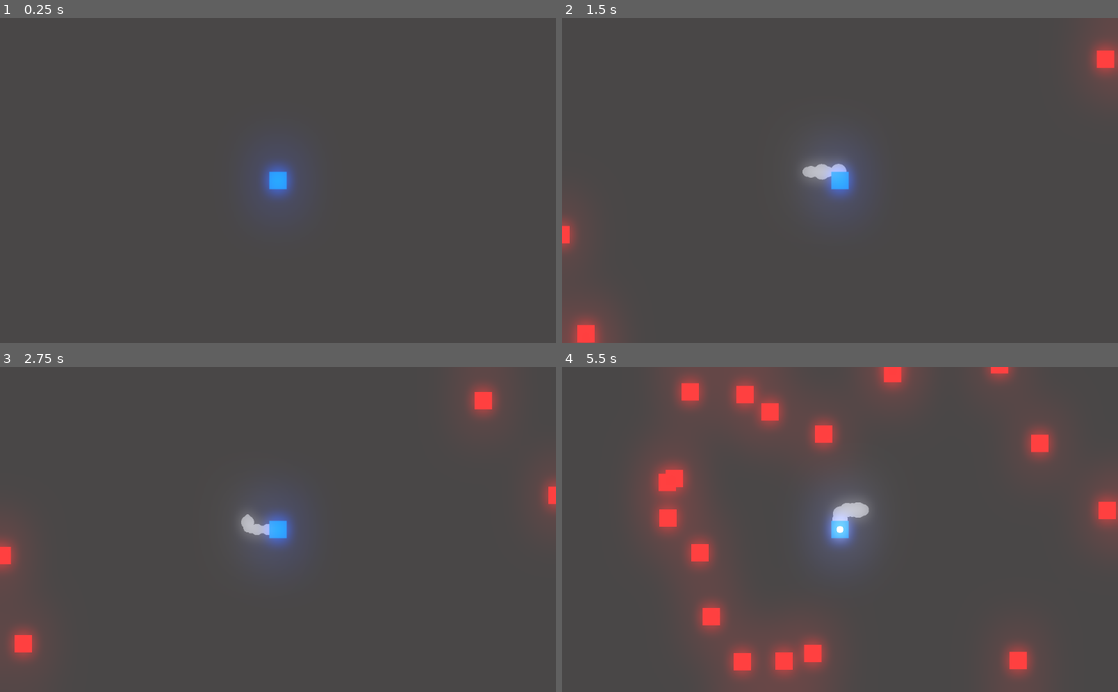
Above: before the commit, frames 1-4 (two rows, left to right).
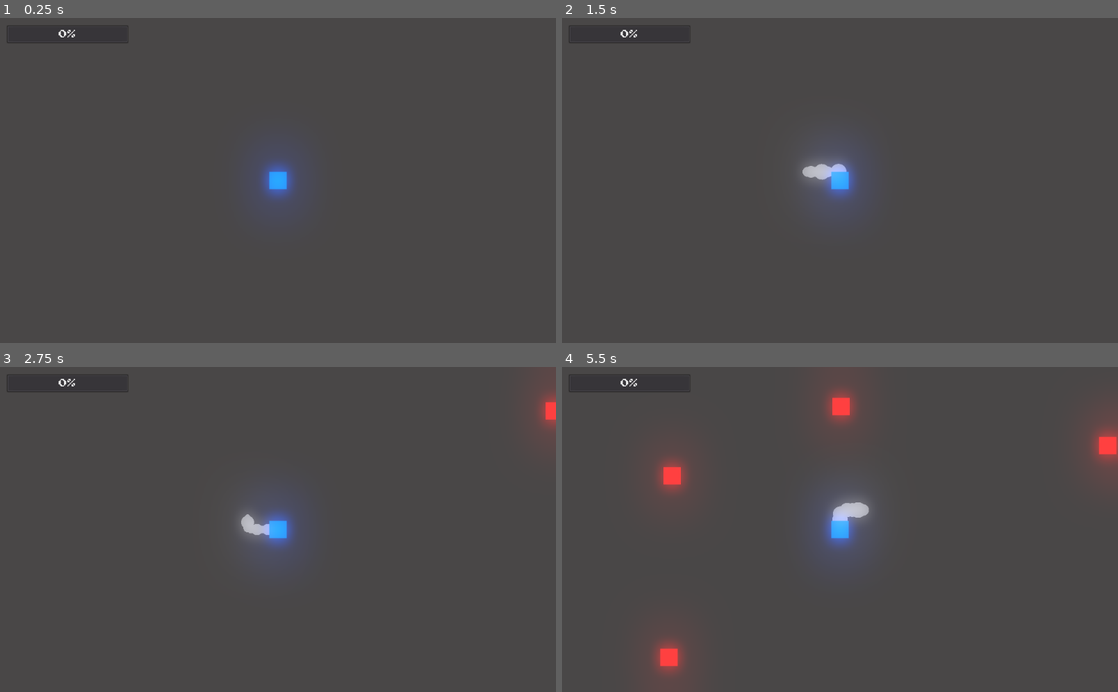
Above: after the commit, the same moments.

Repository: svenfinke/bulletstorm
Game: Godot game, scene res://Scenes/Demo.tscn
Same seed, same stepped clock (60 frames per second), same inputs: the game is played once before the commit and once after it.
Inputs (mouse positions are in pixels of both pictures, inside the frame that each line leads up to):
- Up to frame 1 (0.25 s): no input
- Up to frame 2 (1.5 s): tap Enter at 0.5 s; move the mouse to (962, 164) at 0.52 s; hold Right (ui_right) 0.53-1.28 s; move the mouse to (728, 196) at 1.27 s; hold Down (ui_down) from 1.28 s (still down)
- Up to frame 3 (2.75 s): move the mouse to (333, 458) at 2.02 s; release Down (ui_down) at 2.03 s; hold Right (ui_right) from 2.03 s (still down)
- Up to frame 4 (5.5 s): move the mouse to (812, 594) at 2.77 s; release Right (ui_right) at 2.78 s; hold Up (ui_up) 2.78-3.53 s; move the mouse to (1006, 578) at 3.52 s; hold Left (ui_left) 3.53-5.03 s; move the mouse to (673, 480) at 4.27 s; move the mouse to (867, 529) at 5.02 s; hold Down (ui_down) from 5.03 s (still down)

The runs differ from the first frame. In frame 1, less than 0.1% of the frame differs, in the area x 1-23%, y 2-8%; in frame 2, 2.0%; in frame 3, 2.7%; in frame 4, 15%, in the area x 1-100%, y 0-100%.

Commit message:
add floating dmg popups

Diff:
--- a/Enemies/Enemy.gd
+++ b/Enemies/Enemy.gd
@@ -1,10 +1,11 @@
 extends KinematicBody2D
 
 var Exp = preload("res://Objects/Exp.tscn")
+var FloatingText = preload("res://Objects/FloatingText.tscn")
 
 var velocity = Vector2.ZERO
 var speed = 50
-var health = 3
+var health = 10
 var canHit = true
 
 func _physics_process(delta):
@@ -24,7 +25,11 @@
 			collider.collider.hit()
 
 func hit():
-	health-=1;
+	health-=4;
+	var text = FloatingText.instance()
+	text.amount = 4
+	text.global_position = global_position
+	Global.DefaultParent.add_child(text)
 	if health <= 0:
 		Global.instance_node(Exp, global_position, Global.DefaultParent)
 		queue_free()
--- a/Objects/Exp.gd
+++ b/Objects/Exp.gd
@@ -1,7 +1,14 @@
 extends Area2D
+
+var FloatingText = preload("res://Objects/FloatingText.tscn")
 
 export (int) var amount = 5
 
 func _on_Area2D_body_entered(body):
 	Global.Exp += amount
+	var text = FloatingText.instance()
+	text.amount = amount
+	text.textColor = Color("43eb06")
+	text.global_position = global_position
+	Global.DefaultParent.add_child(text)
 	queue_free()
--- /dev/null
+++ b/Objects/FloatingText.gd
@@ -0,0 +1,16 @@
+extends Position2D
+
+export (int) var amount = 0
+export (Color) var textColor = Color("eb0606")
+
+func _ready():
+	$Label.text = String(amount)
+	$Label.set("custom_colors/font_color", textColor)
+
+	$Tween.interpolate_property(self, 'scale', scale, Vector2(1,1), 0.2, Tween.TRANS_LINEAR, Tween.EASE_OUT)
+	$Tween.interpolate_property(self, 'scale', Vector2(1,1), Vector2(0.1,0.1), 0.7, Tween.TRANS_LINEAR, Tween.EASE_OUT, 1)
+	$Tween.start()
+
+
+func _on_Tween_tween_all_completed():
+	queue_free()
--- /dev/null
+++ b/Objects/FloatingText.tscn
@@ -0,0 +1,30 @@
+[gd_scene load_steps=4 format=2]
+
+[ext_resource path="res://Theme.tres" type="Theme" id=1]
+[ext_resource path="res://Sprites/FontOutline.tres" type="DynamicFont" id=2]
+[ext_resource path="res://Objects/FloatingText.gd" type="Script" id=3]
+
+[node name="FloatingText" type="Position2D"]
+scale = Vector2( 0.7, 0.7 )
+script = ExtResource( 3 )
+
+[node name="Label" type="Label" parent="."]
+anchor_left = 0.5
+anchor_top = 0.5
+anchor_right = 0.5
+anchor_bottom = 0.5
+margin_left = -60.0
+margin_top = -25.0
+margin_right = 60.0
+margin_bottom = 25.0
+theme = ExtResource( 1 )
+custom_colors/font_color = Color( 0.262745, 0.921569, 0.0235294, 1 )
+custom_colors/font_outline_modulate = Color( 0, 0, 0, 1 )
+custom_fonts/font = ExtResource( 2 )
+text = "100"
+align = 1
+valign = 1
+
+[node name="Tween" type="Tween" parent="."]
+
+[connection signal="tween_all_completed" from="Tween" to="." method="_on_Tween_tween_all_completed"]
--- a/Scenes/Demo.gd
+++ b/Scenes/Demo.gd
@@ -4,6 +4,9 @@
 
 func _ready():
 	Global.DefaultParent = self
+
+func _process(delta):
+	$CanvasLayer/Control/Exp.value = Global.Exp
 
 func _on_EnemySpawnTimer_timeout():
 
--- a/Scenes/Demo.tscn
+++ b/Scenes/Demo.tscn
@@ -1,7 +1,8 @@
-[gd_scene load_steps=4 format=2]
+[gd_scene load_steps=5 format=2]
 
 [ext_resource path="res://Characters/Knight.tscn" type="PackedScene" id=1]
 [ext_resource path="res://Scenes/Demo.gd" type="Script" id=2]
+[ext_resource path="res://Theme.tres" type="Theme" id=3]
 
 [sub_resource type="Environment" id=1]
 background_mode = 4
@@ -25,8 +26,27 @@
 environment = SubResource( 1 )
 
 [node name="EnemySpawnTimer" type="Timer" parent="."]
-wait_time = 0.2
 autostart = true
+
+[node name="CanvasLayer" type="CanvasLayer" parent="."]
+
+[node name="Control" type="Control" parent="CanvasLayer"]
+anchor_left = 1.0
+anchor_top = 1.0
+anchor_right = 1.0
+anchor_bottom = 1.0
+margin_left = -1024.0
+margin_top = -600.0
+margin_right = -984.0
+margin_bottom = -560.0
+
+[node name="Exp" type="ProgressBar" parent="CanvasLayer/Control"]
+margin_left = 12.0
+margin_top = 13.0
+margin_right = 237.0
+margin_bottom = 47.0
+theme = ExtResource( 3 )
+max_value = 25.0
 
 [connection signal="tree_exiting" from="Knight" to="." method="_on_Knight_tree_exiting"]
 [connection signal="timeout" from="EnemySpawnTimer" to="." method="_on_EnemySpawnTimer_timeout"]
--- a/Scripts/Player.gd
+++ b/Scripts/Player.gd
@@ -1,4 +1,6 @@
 extends KinematicBody2D
+
+var FloatingText = preload("res://Objects/FloatingText.tscn")
 
 export (int) var speed = 80.0
 export (PackedScene) var Gun
@@ -38,6 +40,11 @@
 
 func hit():
 	health -= 1
+	var text = FloatingText.instance()
+	text.amount = 1
+	text.global_position = global_position
+	Global.DefaultParent.add_child(text)
+
 	if health <= 0:
 		Global.Player = null
 		queue_free()
--- /dev/null
+++ b/Sprites/FontOutline.tres
@@ -0,0 +1,7 @@
+[gd_resource type="DynamicFont" load_steps=2 format=2]
+
+[ext_resource path="res://Sprites/PressStart2P-Regular.ttf" type="DynamicFontData" id=1]
+
+[resource]
+outline_size = 2
+font_data = ExtResource( 1 )
--- /dev/null
+++ b/Theme.tres
@@ -0,0 +1,9 @@
+[gd_resource type="Theme" load_steps=3 format=2]
+
+[ext_resource path="res://Sprites/PressStart2P-Regular.ttf" type="DynamicFontData" id=1]
+
+[sub_resource type="DynamicFont" id=2]
+font_data = ExtResource( 1 )
+
+[resource]
+default_font = SubResource( 2 )
Binary file added: Sprites/PressStart2P-Regular.ttf
